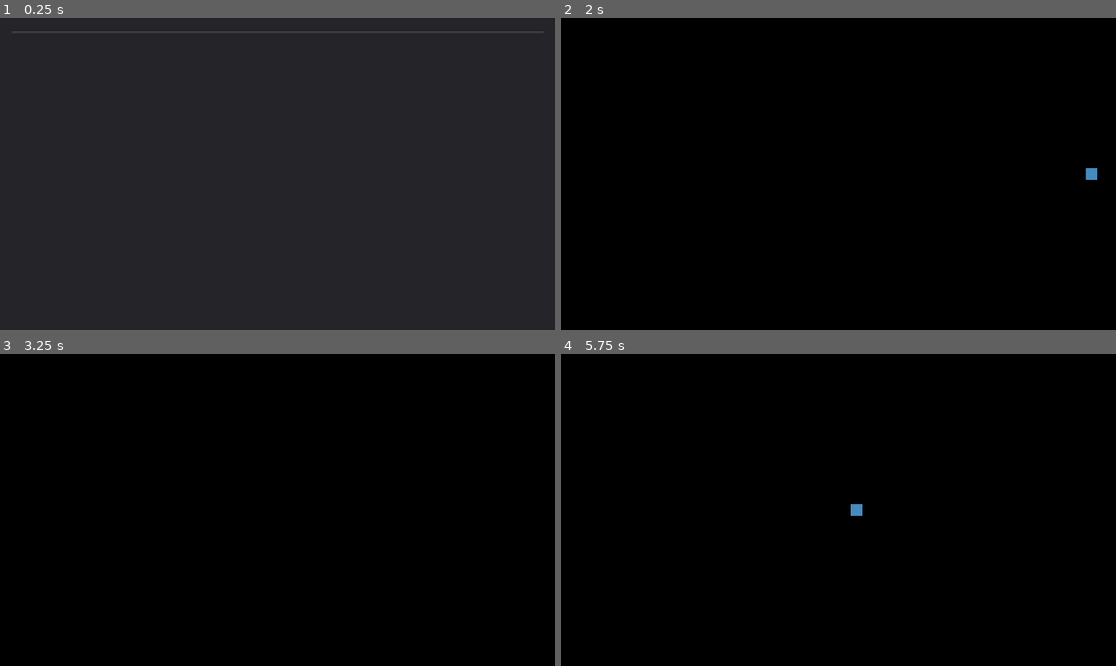
Above: before the commit, frames 1-4 (two rows, left to right).
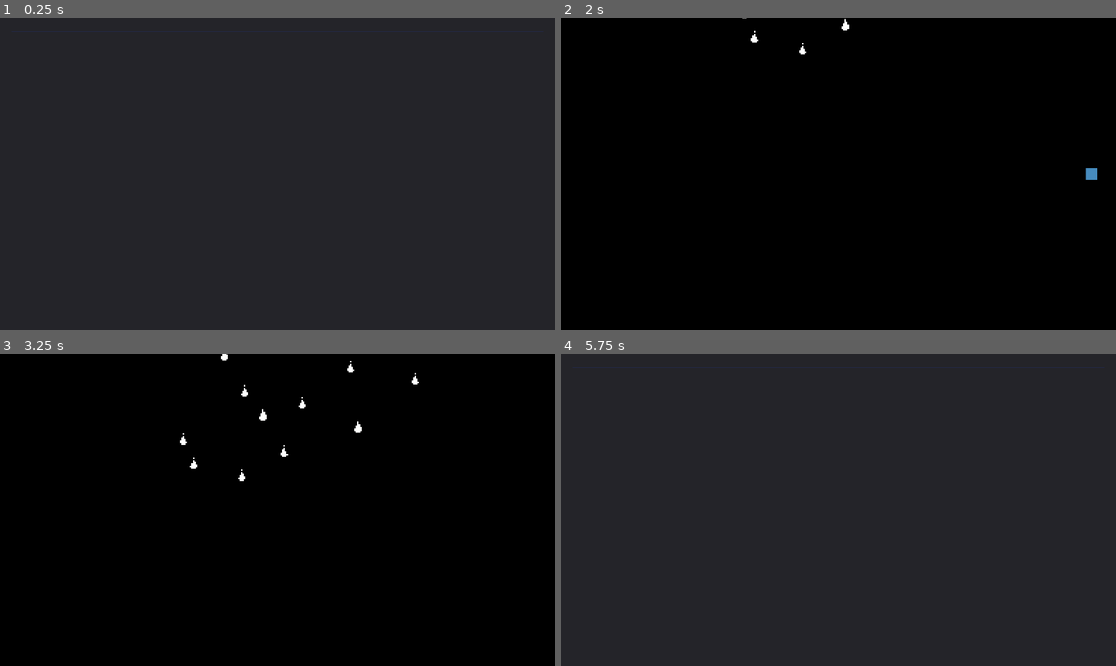
Above: after the commit, the same moments.

Repository: FalafelBeingOrg/test1
Game: Godot game, scene res://LevelSelect.tscn
The game is run twice, just before and just after one commit, with the same random seed, the same clock (stepped at 60 frames per second) and the same inputs. The engine's default icon, where the game draws it, is replaced by a stand-in: a white triangle on a blue panel in a dark square.
Inputs:
- Up to frame 1 (0.25 s): no input
- Up to frame 2 (2 s): click "Level 1" at 0.5 s; tap Enter at 1.25 s; hold Right (ui_right) from 1.28 s (still down)
- Up to frame 3 (3.25 s): release Right (ui_right) at 2.03 s; hold Down (ui_down) 2.03-2.78 s; hold Right (ui_right) from 2.78 s (still down)
- Up to frame 4 (5.75 s): release Right (ui_right) at 3.53 s; hold Up (ui_up) 3.53-4.28 s; hold Left (ui_left) from 4.28 s (still down)

The runs differ from the first frame. In frame 1, 0.4% of the frame differs, in the area x 2-98%, y 4-5%; in frame 2, less than 0.1%; in frame 3, 0.3%; in frame 4, 100%, in the area x 0-100%, y 0-100%.

Commit message:
Added Rain Spawner

Diff:
--- a/Test1Code/LevelSelect.tscn
+++ b/Test1Code/LevelSelect.tscn
@@ -1,7 +1,10 @@
-[gd_scene load_steps=3 format=2]
+[gd_scene load_steps=4 format=2]
 
 [ext_resource path="res://TitleFont.tres" type="DynamicFont" id=1]
 [ext_resource path="res://Label.gd" type="Script" id=2]
+
+[sub_resource type="StyleBoxFlat" id=1]
+bg_color = Color( 0.137255, 0.160784, 0.27451, 1 )
 
 [node name="LevelSelect" type="Control"]
 anchor_right = 1.0
@@ -20,11 +23,11 @@
 margin_bottom = -40.0
 
 [node name="VBoxContainer" type="VBoxContainer" parent="Panel/MarginContainer"]
-margin_right = 944.0
-margin_bottom = 520.0
+margin_right = 1840.0
+margin_bottom = 1000.0
 
 [node name="Label" type="Label" parent="Panel/MarginContainer/VBoxContainer"]
-margin_right = 944.0
+margin_right = 1840.0
 margin_bottom = 47.0
 custom_fonts/font = ExtResource( 1 )
 text = "Maelstrom"
@@ -34,9 +37,14 @@
 
 [node name="Button" type="Button" parent="Panel/MarginContainer/VBoxContainer"]
 margin_top = 51.0
-margin_right = 944.0
-margin_bottom = 104.0
+margin_right = 1840.0
+margin_bottom = 98.0
 custom_fonts/font = ExtResource( 1 )
+custom_styles/hover = SubResource( 1 )
+custom_styles/pressed = SubResource( 1 )
+custom_styles/focus = SubResource( 1 )
+custom_styles/disabled = SubResource( 1 )
+custom_styles/normal = SubResource( 1 )
 text = "Level 1"
 
 [connection signal="button_down" from="Panel/MarginContainer/VBoxContainer/Button" to="Panel/MarginContainer/VBoxContainer/Label" method="_on_Button_button_down"]
--- a/Test1Code/Player.gd
+++ b/Test1Code/Player.gd
@@ -3,6 +3,7 @@
 const SPEED = 250
 
 onready var level_handler = get_node("/root/LevelHandler")
+onready var area = $Area2D
 
 var movement := Vector2.ZERO
 
@@ -32,3 +33,9 @@
 # Called every frame. 'delta' is the elapsed time since the previous frame.
 #func _process(delta: float) -> void:
 #	pass
+
+
+func _on_Area2D_body_entered(body: Node) -> void:
+	print("a")
+	if body.get_parent().name == "RainSpawner":
+		die()
--- a/Test1Code/Player.tscn
+++ b/Test1Code/Player.tscn
@@ -1,9 +1,12 @@
-[gd_scene load_steps=4 format=2]
+[gd_scene load_steps=5 format=2]
 
 [ext_resource path="res://Player.gd" type="Script" id=1]
 [ext_resource path="res://icon.png" type="Texture" id=2]
 
 [sub_resource type="RectangleShape2D" id=1]
+extents = Vector2( 4, 4 )
+
+[sub_resource type="RectangleShape2D" id=2]
 extents = Vector2( 4, 4 )
 
 [node name="Player" type="KinematicBody2D"]
@@ -16,3 +19,12 @@
 texture = ExtResource( 2 )
 region_enabled = true
 region_rect = Rect2( 13.039, 20.327, 8, 8 )
+
+[node name="Area2D" type="Area2D" parent="."]
+collision_layer = 3
+collision_mask = 3
+
+[node name="CollisionShape2D" type="CollisionShape2D" parent="Area2D"]
+shape = SubResource( 2 )
+
+[connection signal="body_entered" from="Area2D" to="." method="_on_Area2D_body_entered"]
--- /dev/null
+++ b/Test1Code/RainDrop.gd
@@ -0,0 +1,31 @@
+extends KinematicBody2D
+
+
+# Declare member variables here. Examples:
+# var a: int = 2
+# var b: String = "text"var movement := Vector2.ZERO
+const SPEED = 50
+
+var movement := Vector2.ZERO
+# Called when the node enters the scene tree for the first time.
+func _ready() -> void:
+	pass # Replace with function body.
+
+func _physics_process(delta: float) -> void:
+	move()
+
+func move():
+	movement = Vector2.ZERO
+
+	movement.y += SPEED
+
+	move_and_slide(movement, Vector2.UP)
+
+	if position.y > 500:
+		die()
+
+func die():
+	get_parent().remove_child(self)
+# Called every frame. 'delta' is the elapsed time since the previous frame.
+#func _process(delta: float) -> void:
+#	pass
--- /dev/null
+++ b/Test1Code/RainDrop.tscn
@@ -0,0 +1,40 @@
+[gd_scene load_steps=8 format=2]
+
+[ext_resource path="res://raindrop_01.png" type="Texture" id=1]
+[ext_resource path="res://RainDrop.gd" type="Script" id=2]
+
+[sub_resource type="AtlasTexture" id=1]
+atlas = ExtResource( 1 )
+region = Rect2( 0, 0, 8, 8 )
+
+[sub_resource type="AtlasTexture" id=2]
+atlas = ExtResource( 1 )
+region = Rect2( 8, 0, 8, 8 )
+
+[sub_resource type="AtlasTexture" id=3]
+atlas = ExtResource( 1 )
+region = Rect2( 16, 0, 8, 8 )
+
+[sub_resource type="SpriteFrames" id=4]
+animations = [ {
+"frames": [ SubResource( 1 ), SubResource( 2 ), SubResource( 3 ) ],
+"loop": true,
+"name": "default",
+"speed": 3.0
+} ]
+
+[sub_resource type="RectangleShape2D" id=5]
+extents = Vector2( 4, 4 )
+
+[node name="RainDrop" type="KinematicBody2D"]
+collision_layer = 2
+collision_mask = 2
+script = ExtResource( 2 )
+
+[node name="AnimatedSprite" type="AnimatedSprite" parent="."]
+frames = SubResource( 4 )
+frame = 1
+playing = true
+
+[node name="CollisionShape2D" type="CollisionShape2D" parent="."]
+shape = SubResource( 5 )
--- /dev/null
+++ b/Test1Code/RainSpawner.gd
@@ -0,0 +1,28 @@
+extends Node2D
+
+
+# Declare member variables here. Examples:
+# var a: int = 2
+# var b: String = "text"
+var bullet := preload("res://RainDrop.tscn")
+
+
+var j = 0
+# Called when the node enters the scene tree for the first time.
+func _ready() -> void:
+	pass # Replace with function body.
+
+func _physics_process(delta: float) -> void:
+	if j == 10:
+		j = 0
+		spawn()
+	j += 1
+# Called every frame. 'delta' is the elapsed time since the previous frame.
+#func _process(delta: float) -> void:
+#	pass
+
+func spawn():
+	var bullet_instance := bullet.instance() as KinematicBody2D
+	bullet_instance.position.y = -150
+	bullet_instance.position.x = rand_range(-100,100)
+	add_child(bullet_instance)
--- /dev/null
+++ b/Test1Code/RainSpawner.tscn
@@ -0,0 +1,6 @@
+[gd_scene load_steps=2 format=2]
+
+[ext_resource path="res://RainSpawner.gd" type="Script" id=1]
+
+[node name="RainSpawner" type="Node2D"]
+script = ExtResource( 1 )
--- a/Test1Code/World.tscn
+++ b/Test1Code/World.tscn
@@ -1,6 +1,7 @@
-[gd_scene load_steps=2 format=2]
+[gd_scene load_steps=3 format=2]
 
 [ext_resource path="res://Player.tscn" type="PackedScene" id=1]
+[ext_resource path="res://RainSpawner.tscn" type="PackedScene" id=2]
 
 [node name="World" type="Node2D"]
 
@@ -9,3 +10,5 @@
 [node name="Camera2D" type="Camera2D" parent="."]
 current = true
 zoom = Vector2( 0.2, 0.2 )
+
+[node name="RainSpawner" parent="." instance=ExtResource( 2 )]
Not shown, added: Test1Code/raindrop_01.png.import
